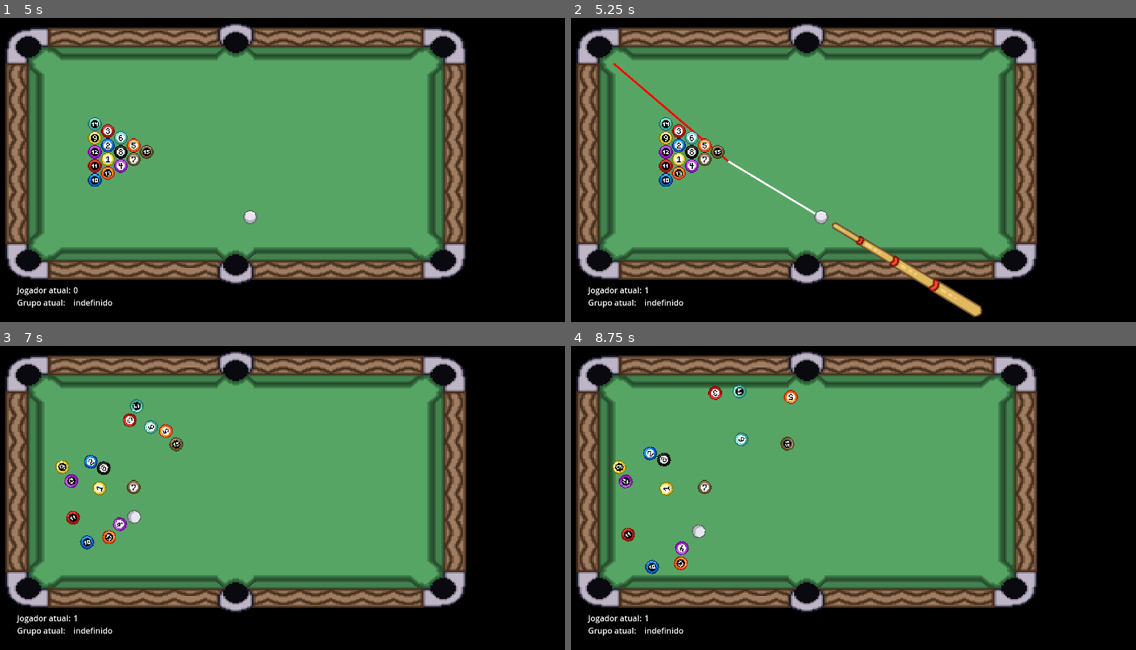
Above: before the commit, frames 1-4 (two rows, left to right).
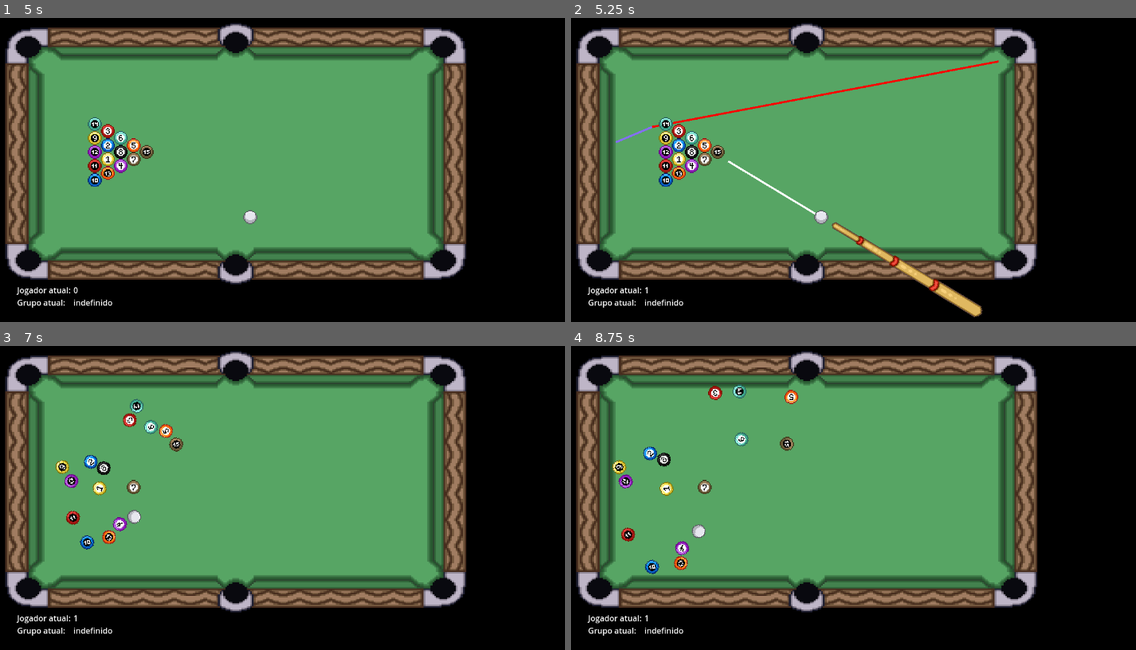
Above: after the commit, the same moments.

Repository: MathiasRLuz/Sinuca--8-Ball-Pool-
Game: Godot game, scene res://scenes/sinuca.tscn
Same seed, same stepped clock (60 frames per second), same inputs: the game is played once before the commit and once after it. This scene is started directly instead of the project's main scene. The engine's default icon, where the game draws it, is replaced by a stand-in: a white triangle on a blue panel in a dark square.
Inputs (mouse positions are in pixels of both pictures, inside the frame that each line leads up to):
- Up to frame 1 (5 s): tap Enter at 0.5 s; move the mouse to (214, 230) at 0.52 s; hold E (interact) 0.53-1.28 s; hold W (up) 0.53-2.03 s; click (214, 230) at 0.67 s; tap Space at 0.77, 1.52, 3.02, 3.77, 4.25, 4.52 s; move the mouse to (435, 215) at 1.27 s; tap E (interact) at 1.35, 2.85, 4.35 s; move the mouse to (56, 106) at 2.02 s; hold E (interact) 2.03-2.78 s; hold A (left) 2.03-3.53 s; move the mouse to (276, 160) at 2.77 s; click (276, 160) at 2.92 s; move the mouse to (152, 69) at 3.52 s; hold S (down) 3.53-4.28 s; hold E (interact) 3.53-4.28 s; move the mouse to (384, 142) at 4.27 s; hold D (right) from 4.28 s (still down)
- Up to frame 2 (5.25 s): tap Enter at 5 s; move the mouse to (689, 179) at 5.02 s; release D (right) at 5.03 s; hold W (up) from 5.03 s (still down); hold E (interact) from 5.03 s (still down); click (689, 179) at 5.17 s
- Up to frame 3 (7 s): tap Space at 5.75, 6.02, 6.77 s; move the mouse to (310, 409) at 5.77 s; release W (up) at 5.78 s; release E (interact) at 5.78 s; hold D (right) from 5.78 s (still down); tap E (interact) at 5.85 s; move the mouse to (214, 558) at 6.52 s; hold E (interact) from 6.53 s (still down)
- Up to frame 4 (8.75 s): move the mouse to (1006, 543) at 7.27 s; release E (interact) at 7.28 s; tap E (interact) at 7.35 s; click (1006, 543) at 7.42 s; tap Space at 7.52 s; move the mouse to (627, 434) at 8.02 s; release D (right) at 8.03 s; hold S (down) from 8.03 s (still down); hold E (interact) from 8.03 s (still down)

Frame 1 is identical in both runs. In frame 2, 0.7% of the frame differs, in the area x 7-76%, y 13-48%; in frame 3, less than 0.1%; in frame 4, 0.2%.

Commit message:
Update main.gd

Diff:
--- a/scripts/main.gd
+++ b/scripts/main.gd
@@ -191,6 +191,7 @@
 	var best_collision_point = null
 	var best_hole_position = Vector2.ZERO
 	var direct_shot := false
+	var possible_contact_points = []
 	for b in get_tree().get_nodes_in_group("bolas"):
 		if b.name != "Bola":
 			if is_ball_permitted(b.name.to_int()):
@@ -228,25 +229,41 @@
 					var penalidade = GlobalData.EnemyDificulty[current_enemy][GlobalData.EnemyDififultyVariables.crit4] * clear_path[1]
 					penalidade += GlobalData.EnemyDificulty[current_enemy][GlobalData.EnemyDififultyVariables.crit5] * clear_path[2]
 					penalidade += GlobalData.EnemyDificulty[current_enemy][GlobalData.EnemyDififultyVariables.crit6] * clear_path[3]
-					print("Penalidade colisões: ", penalidade)
+					#print("Penalidade colisões: ", penalidade)
 					score -= penalidade  # Penalidade se houver interferência
 				print(b.name," - ",hole.name," - ",score)
 				# Avaliar se esta jogada é melhor que as anteriores
 				if score > best_score:
-					best_score = score
-					best_ball = b
-					best_collision_point = contact_point
-					best_hole_position = hole_position
-					# linha vermelha
-					$Line2D2.clear_points()
-					$Line2D2.add_point(contact_point)
-					$Line2D2.add_point(hole_position)
-					$Line2D2.visible = true
-					direct_shot = true
+					if score > GlobalData.EnemyDificulty[current_enemy][GlobalData.EnemyDififultyVariables.min_score]:
+						best_score = score
+						best_ball = b
+						best_collision_point = contact_point
+						best_hole_position = hole_position
+						# linha vermelha
+						$Line2D2.clear_points()
+						$Line2D2.add_point(contact_point)
+						$Line2D2.add_point(hole_position)
+						$Line2D2.visible = true
+						direct_shot = true
+					else:
+						possible_contact_points.append([b,hole_position,contact_point,score])
 
 	if best_ball == null:
 		var best_contact_point = Vector2.ZERO
 		var possible_points := []
+
+		for possible_contact_point in possible_contact_points:
+			if possible_contact_point[3] > best_score:
+				best_ball = possible_contact_point[0]
+				best_hole_position = possible_contact_point[1]
+				best_collision_point = possible_contact_point[2]
+				best_score = possible_contact_point[3]
+				# linha vermelha
+				$Line2D2.clear_points()
+				$Line2D2.add_point(possible_contact_point[2])
+				$Line2D2.add_point(possible_contact_point[1])
+				$Line2D2.visible = true
+				direct_shot = true
 
 		# nenhum tiro direto
 		# calcular 4 posições projetadas da bola branca nas tabelas (vetores em 0, 90, 180 e 270 graus, com comprimento x2)
@@ -285,12 +302,12 @@
 							collision_point += Vector2(0,ball_radius)
 							if debug: print("Tabelando em cima ", collision_point)
 
-						if check_clear_shot("paredes",collision_point):
+						if check_clear_shot("paredes",collision_point): # da posição da branca até a parede
 							if debug: print("Caminho livre até o ponto de tabela")
 							# se a bola branca tem caminho direto até o ponto de tabela
 							cue_ball.position = collision_point
 
-							if check_clear_shot(b.name,contact_point):
+							if check_clear_shot(b.name,contact_point):	# da parede até a bola
 
 								# linha vermelha
 								$Line2D2.clear_points()
@@ -333,7 +350,7 @@
 										penalidade += GlobalData.EnemyDificulty[current_enemy][GlobalData.EnemyDififultyVariables.crit6] * clear_path[3]
 										if debug: print("Penalidade colisões: ", penalidade)
 										score -= penalidade  # Penalidade se houver interferência
-									if debug: print(b.name," - ",hole.name," - ",score)
+									print(b.name," - ",hole.name," - ",score)
 									# Avaliar se esta jogada é melhor que as anteriores
 									if score > best_score:
 										best_score = score
@@ -341,18 +358,19 @@
 										best_collision_point = collision_point
 										best_hole_position = hole_position
 										best_contact_point = contact_point
-		if best_ball != null and not direct_shot:
-			print("Tabelando no ponto de contato")
-			# linha vermelha
-			$Line2D2.clear_points()
-			$Line2D2.add_point(best_contact_point)
-			$Line2D2.add_point(best_hole_position)
-			$Line2D2.visible = true
-			# linha roxa
-			$Line2D3.clear_points()
-			$Line2D3.add_point(best_collision_point)
-			$Line2D3.add_point(best_contact_point)
-			$Line2D3.visible = true
+		if best_ball != null:
+			if not direct_shot:
+				print("Tabelando no ponto de contato")
+				# linha vermelha
+				$Line2D2.clear_points()
+				$Line2D2.add_point(best_contact_point)
+				$Line2D2.add_point(best_hole_position)
+				$Line2D2.visible = true
+				# linha roxa
+				$Line2D3.clear_points()
+				$Line2D3.add_point(best_collision_point)
+				$Line2D3.add_point(best_contact_point)
+				$Line2D3.visible = true
 		else:
 				# mirar apenas para acertar uma bola do grupo
 				for b in permitted_balls:
@@ -503,7 +521,7 @@
 		var collider = shapecast2.get_collider(0)
 		var nome = collider.name
 		if nome == "Area2D": nome = collider.get_parent().name
-		print(ball.name, " colisões: ", n_collisions, " - colisões: ", collisions, " - colisões com bolas proibidas: ", forbidden_collisions)
+		print(ball.name, " - ", n_collisions, " colisões, com: ", collisions, " - colisões com bolas proibidas: ", forbidden_collisions)
 		# qual será a primeira colisão
 		shapecast2.enabled = false
 		shapecast2.reparent($".")
@@ -515,7 +533,7 @@
 		shapecast2.reparent($".")
 		return [false,0, 0, 0]
 
-func check_clear_shot(ball_name, contact_point: Vector2, check_distance: bool = true):
+func check_clear_shot(ball_name, contact_point: Vector2, check_distance: bool = true, debug: bool = false):
 	var tolerancia = 0.05 # porcentagem de distancia (entre o ponto de colisão real e o contact_point calculado) excedente ao raio da bola
 	# Defina a posição de origem do shapecast2D
 	shapecast.position = Vector2.ZERO
@@ -525,7 +543,6 @@
 	shapecast.enabled = true
 	shapecast.force_shapecast_update()
 	# Verifique se há uma colisão
-	var debug := false
 	if shapecast.is_colliding():
 		# Obtenha o objeto colidido
 		var collider = shapecast.get_collider(0)
@@ -533,11 +550,13 @@
 		var colision_point = shapecast.get_collision_point(0)
 		var distancia = colision_point.distance_to(contact_point) # distancia entre o ponto de colisão real e o contact_point calculado
 		shapecast.enabled = false
-		if (not check_distance and collider.name == ball_name) or (check_distance and distancia<=ball_radius*(1+tolerancia) and collider.name == ball_name):
+		var nome = collider.name
+		if nome == "Area2D": nome = collider.get_parent().name
+		if (not check_distance and nome == ball_name) or (check_distance and distancia<=ball_radius*(1+tolerancia) and nome == ball_name):
 			if debug: print("Has clear shot on ", ball_name, ", colliding in ", colision_point)
 			return true
 		else:
-			if debug: print(ball_name, " primeira colisão: ", collider.name, " Distancia: ", distancia)
+			if debug: print(ball_name, " primeira colisão: ", nome, " Distancia: ", distancia)
 			return false
 	else:
 		shapecast.enabled = false
